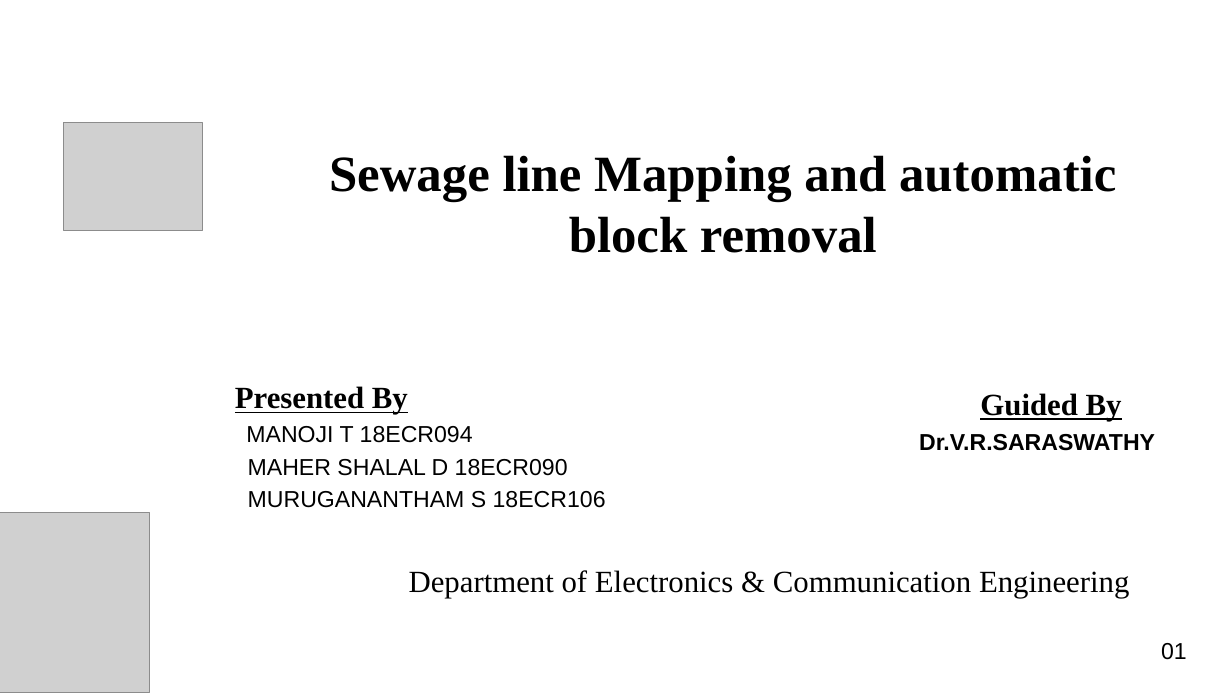
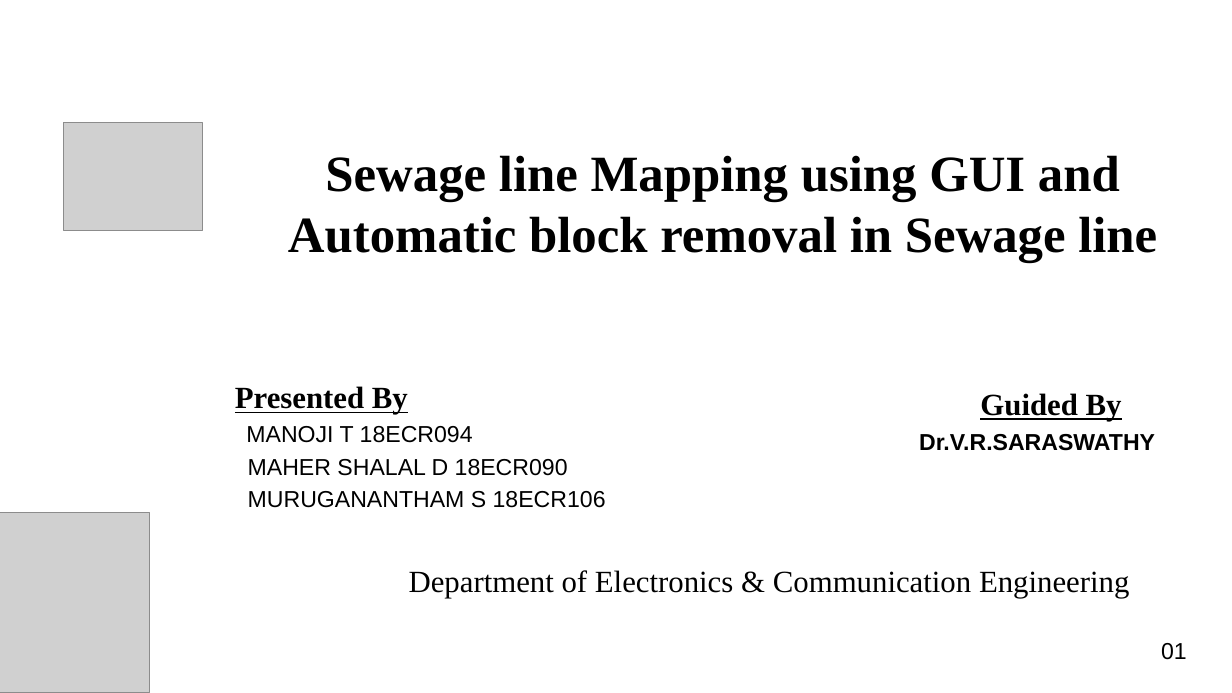
Before and after one commit to MANOJI-T/sewage_project, a slide deck: slide 1 of 1stReview.pptx. Drawn at 1232x693 pixels with LibreOffice and Linux fonts; fonts in the diff are those of the drawing; grey boxes stand for pictures; background and template pictures are left out. Boxes give left, top, right and bottom in pixels: in the first picture for what was removed or moved away, otherwise in the second. Text is boxed around its words. In the diff, an @@ line names an element or a change of style, - is before the commit and + after.

```diff
--- a/1stReview.pptx
+++ b/1stReview.pptx
@@ title at (x1=288, y1=155, x2=1157, y2=262): text changed @@
-Sewage line Mapping and automatic block removal
+Sewage line Mapping using GUI and Automatic block removal in Sewage line
```
Also in this commit, not shown: 5 other slides changed.
